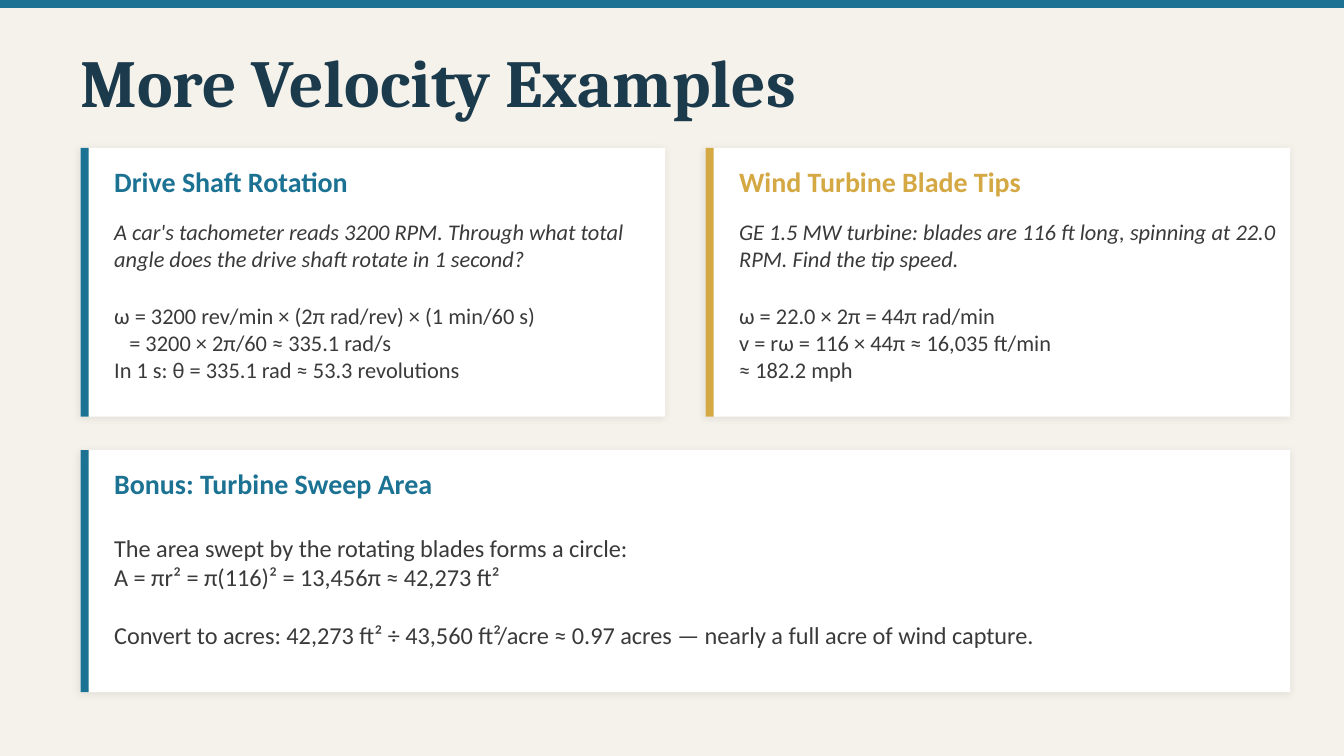
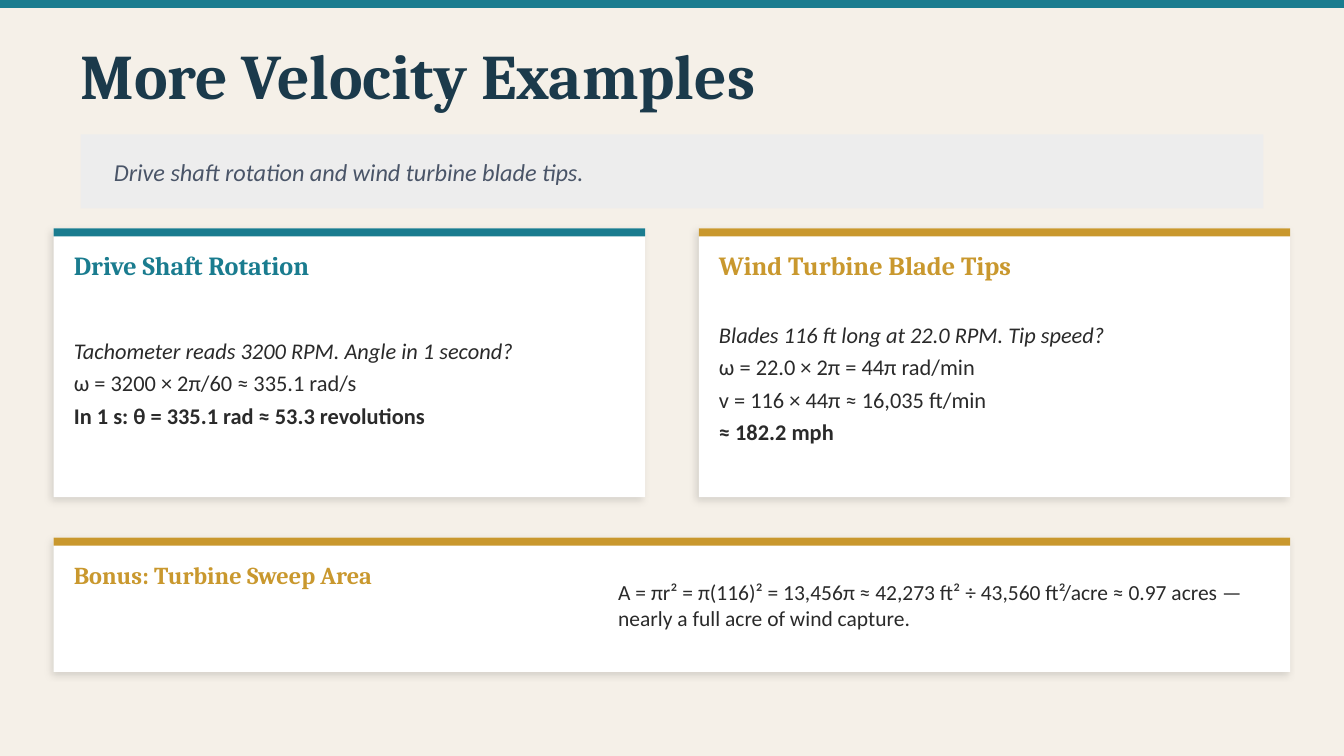
Before and after one commit to andrewhvolk/andrewhvolk.github.io, a slide deck: slide 25 of slides/Math130Unit2D.pptx (slide 20 before the commit). Drawn at 1344x756 pixels with LibreOffice and Linux fonts; fonts in the diff are those of the drawing. Boxes give left, top, right and bottom in pixels: in the first picture for what was removed or moved away, otherwise in the second. Text is boxed around its words. In the diff, an @@ line names an element or a change of style, - is before the commit and + after.

Commit message:
Updated Circles Slides

```diff
--- a/slides/Math130Unit2D.pptx
+++ b/slides/Math130Unit2D.pptx
@@ background #F5F2EB to #F5F0E8 @@
@@ text "More Velocity Examples" at (81, 55, 755, 113): size 36 to 34 pt @@
@@ rectangle removed at (81, 148, 89, 417) @@
@@ rectangle added at (81, 134, 1263, 208), fill #EDEDED @@
@@ rectangle removed at (706, 148, 714, 417) @@
@@ text added at (114, 164, 583, 185), 13 pt, text #4A5568, italic @@
+Drive shaft rotation and wind turbine blade tips.
@@ shadow changed in 3 elements at (54, 538, 1290, 672), (699, 228, 1290, 497), (54, 228, 645, 497) @@
@@ rectangle: place and size @@
-rectangle at (81, 148, 665, 417)
+rectangle at (54, 228, 645, 497)
@@ rectangle added at (54, 228, 645, 237), fill #1A7C8F @@
@@ text removed at (114, 224, 624, 271) @@
-A car's tachometer reads 3200 RPM. Through what total angle does the drive shaft rotate in 1 second?
@@ rectangle: place and size @@
-rectangle at (706, 148, 1290, 417)
+rectangle at (699, 228, 1290, 497)
@@ rectangle added at (699, 228, 1290, 237), fill #C9982E @@
@@ text removed at (739, 224, 1276, 271) @@
-GE 1.5 MW turbine: blades are 116 ft long, spinning at 22.0 RPM. Find the tip speed.
@@ text "Drive Shaft Rotation": place and size @@
-text "Drive Shaft Rotation" at (114, 172, 348, 193)
+text "Drive Shaft Rotation" at (74, 256, 309, 275)
@@ text "Drive Shaft Rotation" at (74, 256, 309, 275): size 15 to 14 pt, font Calibri to Cambria, text colour #1C7293 to #1A7C8F @@
@@ text "Wind Turbine Blade Tips": place and size @@
-text "Wind Turbine Blade Tips" at (739, 172, 1021, 197)
+text "Wind Turbine Blade Tips" at (719, 257, 1011, 281)
@@ text "Wind Turbine Blade Tips" at (719, 257, 1011, 281): size 15 to 14 pt, font Calibri to Cambria, text colour #D4A843 to #C9982E @@
@@ text "Tachometer reads 3200 RPM. Angle ...": place and size @@
-text "Tachometer reads 3200 RPM. Angle ..." at (114, 308, 535, 378)
+text "Tachometer reads 3200 RPM. Angle ..." at (74, 343, 512, 424)
@@ text "Blades 116 ft long at ...": place and size @@
-text "Blades 116 ft long at ..." at (739, 308, 1051, 382)
+text "Blades 116 ft long at ..." at (719, 327, 1104, 444)
@@ text at (719, 327, 1104, 347): paragraph added @@
+Blades 116 ft long at 22.0 RPM. Tip speed?
@@ text at (74, 343, 512, 392): text changed; text colour #3A3A3A to #2A2A2A; italic on @@
-ω = 3200 rev/min × (2π rad/rev) × (1 min/60 s)
-= 3200 × 2π/60 ≈ 335.1 rad/s
+Tachometer reads 3200 RPM. Angle in 1 second?
+ω = 3200 × 2π/60 ≈ 335.1 rad/s
@@ text at (719, 359, 975, 444): text colour #3A3A3A to #2A2A2A in "ω = 22.0 × 2π = 44π ...", "≈ 182.2 mph"; bold on in "≈ 182.2 mph"; more space between paragraphs @@
@@ text at (74, 408, 425, 424): text colour #3A3A3A to #2A2A2A, bold on in "In 1 s: θ = 335.1 rad ..."; more space between paragraphs @@
@@ text at (719, 392, 986, 411): text changed; text colour #3A3A3A to #2A2A2A @@
-v = rω = 116 × 44π ≈ 16,035 ft/min
+v = 116 × 44π ≈ 16,035 ft/min
@@ rectangle removed at (81, 450, 89, 692) @@
@@ rectangle: place and size @@
-rectangle at (81, 450, 1290, 692)
+rectangle at (54, 538, 1290, 672)
@@ rectangle added at (54, 538, 1290, 546), fill #C9982E @@
@@ text "Bonus: Turbine Sweep Area": place and size @@
-text "Bonus: Turbine Sweep Area" at (114, 474, 432, 499)
+text "Bonus: Turbine Sweep Area" at (74, 567, 372, 589)
@@ text "Bonus: Turbine Sweep Area" at (74, 567, 372, 589): size 15 to 13 pt, font Calibri to Cambria, text colour #1C7293 to #C9982E @@
@@ text at (618, 583, 1217, 630): text changed; size 13 to 11.5 pt; text colour #3A3A3A to #2A2A2A @@
-The area swept by the rotating blades forms a circle:
-A = πr² = π(116)² = 13,456π ≈ 42,273 ft²
-Convert to acres: 42,273 ft² ÷ 43,560 ft²/acre ≈ 0.97 acres — nearly a full acre of wind capture.
+A = πr² = π(116)² = 13,456π ≈ 42,273 ft² ÷ 43,560 ft²/acre ≈ 0.97 acres — nearly a full acre of wind capture.
```
Also in this commit, not shown: 21 other slides changed, 8 slides added, 2 slides removed, 1 other file.
